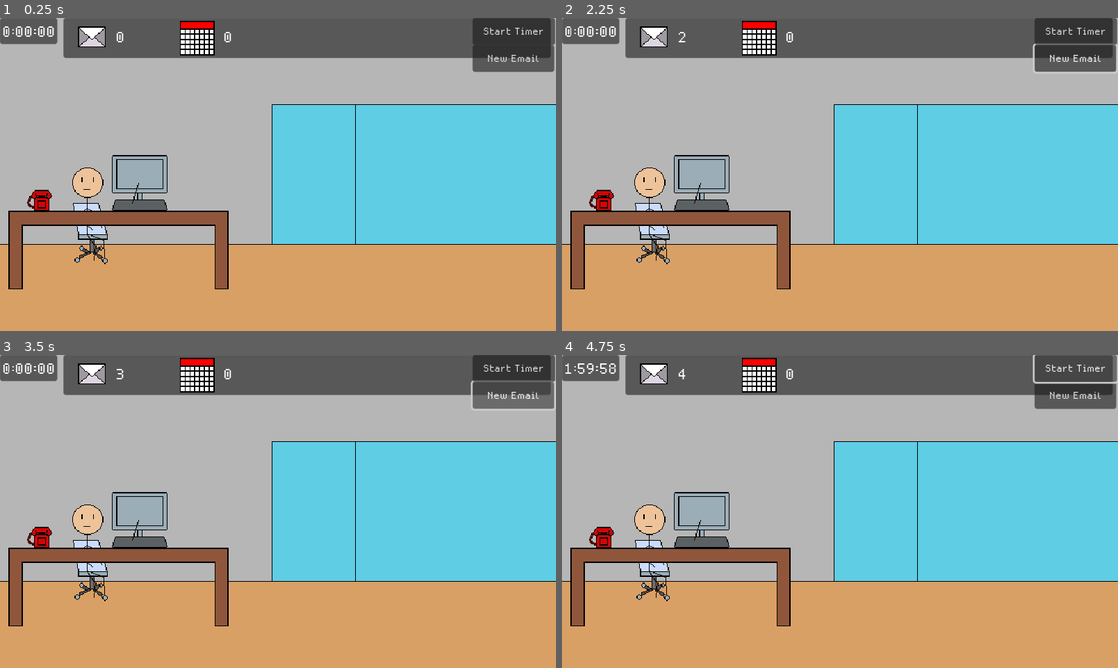
Above: before the commit, frames 1-4 (two rows, left to right).
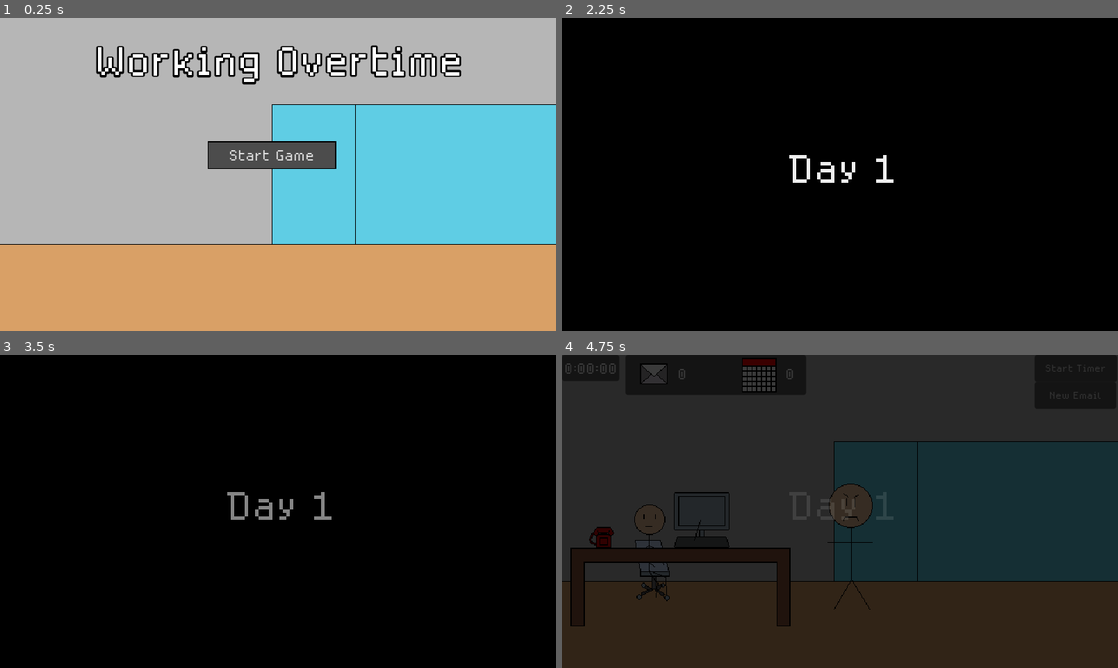
Above: after the commit, the same moments.

Repository: kelleralex04/Brackey-s-Game-Jam
Game: Godot game, scene res://Scenes/title.tscn
The game is run twice, just before and just after one commit, with the same random seed, the same clock (stepped at 60 frames per second) and the same inputs. Before the commit the project starts from res://Scenes/main.tscn.
Inputs (mouse positions are in pixels of both pictures, inside the frame that each line leads up to):
- Up to frame 1 (0.25 s): no input
- Up to frame 2 (2.25 s): click (1073, 58) at 0.5 s, where only the run before the commit has a clickable "New Email"; click (1073, 58) at 1.25 s, where only the run before the commit has a clickable "New Email"; click (834, 155) at 2 s, where only the run after the commit has a clickable "Start Game"
- Up to frame 3 (3.5 s): click "New Email" at 2.75 s
- Up to frame 4 (4.75 s): click "New Email" at 3.5 s; click "Start Timer" at 4.25 s

The runs differ from the first frame. In frame 1, 23% of the frame differs, in the area x 0-100%, y 0-87%; in frame 2, 98%; in frame 3, 98%; in frame 4, 98%, in the area x 0-100%, y 0-100%.

Commit message:
adds dialogue system

Diff:
--- /dev/null
+++ b/Assets/StyleBoxes/title_buttons.tres
@@ -0,0 +1,9 @@
+[gd_resource type="StyleBoxFlat" format=3 uid="uid://c2nao3s6kqmyk"]
+
+[resource]
+bg_color = Color(0.299547, 0.299547, 0.299547, 1)
+border_width_left = 1
+border_width_top = 1
+border_width_right = 1
+border_width_bottom = 1
+border_color = Color(0, 0, 0, 1)
--- /dev/null
+++ b/Scenes/audio_stream_player.tscn
@@ -0,0 +1,7 @@
+[gd_scene load_steps=2 format=3 uid="uid://chqv8cchjgq18"]
+
+[ext_resource type="AudioStream" uid="uid://c4six5516dvrm" path="res://Assets/Audio/office-ambience-24734.mp3" id="1_m30t8"]
+
+[node name="AudioStreamPlayer" type="AudioStreamPlayer"]
+stream = ExtResource("1_m30t8")
+autoplay = true
--- a/Scenes/main.gd
+++ b/Scenes/main.gd
@@ -1,6 +1,8 @@
 extends Node2D
 
 signal typing_finished
+signal boss_speech_finished
+signal player_speech_finished
 
 @onready var desktop: Node2D = $Desktop
 @onready var example_email_label: Label = $Screen/ExampleEmailPanel/ExampleEmailLabel
@@ -39,6 +41,18 @@
 @onready var minute_picker: SpinBox = $Screen/CalendarPanel/MinutePicker
 @onready var meeting_count_label: Label = $TaskbarPanel/MeetingCountLabel
 @onready var hang_up: Button = $PhonePanel/HangUp
+@onready var no_meetings_panel: Panel = $Screen/NoMeetingsPanel
+@onready var text_scroll: AudioStreamPlayer = $TextScroll
+@onready var blocker: ColorRect = $Blocker
+@onready var day_label: Label = $DayLabel
+@onready var boss_audio: AudioStreamPlayer = $BossSpeech/BossAudio
+@onready var boss_speech_label: Label = $BossSpeech/BossSpeechLabel
+@onready var boss_speech: TextureRect = $BossSpeech
+@onready var boss_speech_tick: Label = $BossSpeech/BossSpeechTick
+@onready var player_speech_label: Label = $PlayerSpeech/PlayerSpeechLabel
+@onready var player_audio: AudioStreamPlayer = $PlayerSpeech/PlayerAudio
+@onready var player_speech_tick: Label = $PlayerSpeech/PlayerSpeechTick
+@onready var player_speech: TextureRect = $PlayerSpeech
 
 var minutes: int
 var seconds: int
@@ -67,6 +81,9 @@
 var typing := false
 var call_finished := false
 var hang_up_status := false
+var advance_dialogue := false
+var skip_typewriter := false
+var typewriter_finished := false
 
 var calendar_list: Array = [
 	['Jan', 31],
@@ -203,10 +220,19 @@
 ]
 var all_names = []
 var attendee_buttons: Array
+var dialogue_text := [
+	['I guess I\'m just a bit confused... What is it we do here exactly?', 0],
+	['test', 1],
+	['test2', 1],
+	['test3', 0],
+]
+var dialogue_tracker := 0
+@onready var speakers = [player_speech_label, boss_speech_label]
 
 #Other tasks: order lunch, hand out lunch
 
 func _ready() -> void:
+	open_close([blocker, day_label], true)
 	var line_edit = hour_picker.get_line_edit()
 	line_edit.context_menu_enabled = false
 	line_edit = minute_picker.get_line_edit()
@@ -214,8 +240,7 @@
 	line_edit = day_picker.get_line_edit()
 	line_edit.context_menu_enabled = false
 
-	typing_speed = randf_range(0.05, 0.15)
-	#typing_speed = 0.01
+	typing_speed = 0.025
 	format_time(minute_picker.value, minute_picker)
 	format_time(hour_picker.value, hour_picker)
 
@@ -232,6 +257,17 @@
 	all_names.sort()
 
 	populate_list(all_names)
+
+	var tween1 = get_tree().create_tween()
+	tween1.tween_property(day_label, "modulate:a", 0, 3)
+	await get_tree().create_timer(2.0).timeout
+	var tween2 = get_tree().create_tween()
+	tween2.tween_property(blocker, "modulate:a", 0, 3)
+	await get_tree().create_timer(2.0).timeout
+	day_label.visible = false
+
+	boss_speech.visible = true
+	boss_speak('Hey there, I had heard we had a new hire! Hope you\'re enjoying your first day at DigiTech Innovative Solutions Incorporated.')
 
 func _process(delta: float) -> void:
 	var remaining_time = timer.time_left
@@ -247,9 +283,51 @@
 	if Input.is_action_just_pressed('ui_accept') and email_opened:
 		send_email()
 
+	if Input.is_action_just_pressed('ui_select'):
+		if typewriter_finished == false:
+			skip_typewriter = true
+		else:
+			skip_typewriter = false
+			next_dialogue(dialogue_tracker)
+
 func open_close(nodes: Array, open: bool):
 	for i in nodes:
 		i.visible = open
+
+func boss_speak(text: String):
+	boss_audio.play()
+	call_typewriter(boss_speech_label, text)
+	await typing_finished
+	boss_audio.stop()
+	boss_speech_finished.emit()
+
+func player_speak(text: String):
+	player_audio.play()
+	call_typewriter(player_speech_label, text)
+	await typing_finished
+	player_audio.stop()
+	player_speech_finished.emit()
+
+func _on_player_speech_finished() -> void:
+	player_speech_tick.visible = true
+	#advance_dialogue = true
+
+func _on_boss_speech_finished() -> void:
+	boss_speech_tick.visible = true
+	#advance_dialogue = true
+
+func next_dialogue(index: int):
+	var speaker = speakers[dialogue_text[index][1]]
+	speaker.text = ''
+	if speaker == player_speech_label:
+		open_close([boss_speech, boss_speech_tick], false)
+		player_speech.visible = true
+		player_speak(dialogue_text[index][0])
+	else:
+		open_close([player_speech, player_speech_tick], false)
+		boss_speech.visible = true
+		boss_speak(dialogue_text[index][0])
+	dialogue_tracker += 1
 
 func send_email():
 	if email_input.text == example_email_label.text:
@@ -317,12 +395,14 @@
 func phone_call():
 	typing = true
 	new_call()
+	text_scroll.play()
 	call_typewriter(phone_caller_label, 'Caller:\n' + cur_caller)
 	await typing_finished
 	call_typewriter(phone_company_label, 'Company:\n' + cur_company)
 	await typing_finished
 	call_typewriter(phone_reason_label, 'Reason:\n' + cur_reason)
 	await typing_finished
+	text_scroll.stop()
 	call_finished = true
 	continue_call.visible = true
 	typing = false
@@ -335,6 +415,7 @@
 	cur_reason = reasons[0]
 
 func call_typewriter(label: Label ,text: String):
+	typewriter_finished = false
 	typewriter_timer = Timer.new()
 	full_text = text
 	cur_label = label
@@ -345,12 +426,21 @@
 	add_child(typewriter_timer)
 
 func _on_typewriter_timer_timeout():
+	if skip_typewriter:
+		cur_label.text = full_text
+		typewriter_finished = true
+		typewriter_index = 0
+		typewriter_timer.queue_free()
+		typing_finished.emit()
+		return
+
 	if typewriter_index < full_text.length():
 		cur_label.text += full_text[typewriter_index]
 		typewriter_index += 1
 	else:
+		typewriter_finished = true
 		typewriter_index = 0
-		get_child(-1).queue_free()
+		typewriter_timer.queue_free()
 		typing_finished.emit()
 
 func _on_new_email_pressed() -> void:
@@ -380,19 +470,25 @@
 
 func _on_email_icon_clicked() -> void:
 	if !icon_opened:
-		if email_queue.size():
-			example_email_label.text = email_queue[0][1]
-			email_input.grab_focus()
-			email_opened = true
-			icon_opened = true
-			open_close([email_input, example_email, close_email, send], true)
-
-		else:
-			no_emails_panel.modulate.a = 1
-			no_emails_panel.visible = true
-			await get_tree().create_timer(1).timeout
-			var tween = get_tree().create_tween()
-			tween.tween_property(no_emails_panel, "modulate:a", 0, 1)
+		open_email()
+	else:
+		calendar_panel.visible = false
+		open_email()
+
+func open_email():
+	if email_queue.size():
+		example_email_label.text = email_queue[0][1]
+		email_input.grab_focus()
+		email_opened = true
+		icon_opened = true
+		open_close([email_input, example_email, close_email, send], true)
+	else:
+		icon_opened = false
+		no_emails_panel.modulate.a = 1
+		no_emails_panel.visible = true
+		await get_tree().create_timer(1).timeout
+		var tween = get_tree().create_tween()
+		tween.tween_property(no_emails_panel, "modulate:a", 0, 1)
 
 func _on_close_email_pressed() -> void:
 	email_opened = false
@@ -404,11 +500,22 @@
 
 func _on_calendar_icon_clicked() -> void:
 	if !icon_opened:
-		#if meeting_queue.size():
+		open_calendar()
+	else:
+		open_close([email_input, example_email, close_email, send], false)
+		open_calendar()
+
+func open_calendar():
+		if meeting_queue.size():
 			icon_opened = true
 			calendar_panel.visible = true
-		#else:
-			#print('no meetings')
+		else:
+			icon_opened = false
+			no_meetings_panel.modulate.a = 1
+			no_meetings_panel.visible = true
+			await get_tree().create_timer(1).timeout
+			var tween = get_tree().create_tween()
+			tween.tween_property(no_meetings_panel, "modulate:a", 0, 1)
 
 func populate_list(names):
 	contact_list.clear()
@@ -491,6 +598,7 @@
 	open_close([add_attendee_2, add_attendee_3], false)
 
 func _on_continue_call_pressed() -> void:
+	text_scroll.play()
 	call_finished = false
 	continue_call.visible = false
 	if cur_reason == 'Schedule Meeting':
@@ -514,6 +622,7 @@
 		call_typewriter(meeting_date_label, 'Date:\n' + meeting_queue[0][1] + ' ' + str(meeting_queue[0][2]) + '\n')
 		await typing_finished
 		call_typewriter(meeting_time_label, 'Time:\n' + meeting_queue[0][3] + ':' + meeting_queue[0][4])
+		text_scroll.stop()
 		call_finished = true
 		typing = false
 		hang_up.visible = true
--- a/Scenes/main.tscn
+++ b/Scenes/main.tscn
@@ -16,6 +16,11 @@
 [ext_resource type="Theme" uid="uid://c2k6l5fb6vkqi" path="res://Assets/StyleBoxes/spin_box.tres" id="12_6qvw5"]
 [ext_resource type="StyleBox" uid="uid://d0kup8retrj74" path="res://Assets/StyleBoxes/button_style_box.tres" id="14_7raio"]
 [ext_resource type="PackedScene" uid="uid://b5v47ij16ld7g" path="res://Scenes/calendar_icon.tscn" id="14_o0kic"]
+[ext_resource type="AudioStream" uid="uid://ccimot25luwst" path="res://Assets/Audio/text-scroll.mp3" id="17_acx0i"]
+[ext_resource type="AudioStream" uid="uid://du547ia5a2wma" path="res://Assets/Audio/Cartoon Phone Talking Sound Effect.mp3" id="17_i0lf5"]
+[ext_resource type="Texture2D" uid="uid://csmybk1xmwwf0" path="res://Assets/Sprites/boss.png" id="18_nawhe"]
+[ext_resource type="Texture2D" uid="uid://d4jnusny4frxf" path="res://Assets/Sprites/player_speech_bubble.png" id="19_q77dj"]
+[ext_resource type="Texture2D" uid="uid://4t0vp3mi0hma" path="res://Assets/Sprites/boss_speech_bubble.png" id="19_suhre"]
 
 [sub_resource type="StyleBoxFlat" id="StyleBoxFlat_wtqrs"]
 content_margin_left = 6.0
@@ -39,6 +44,13 @@
 offset_bottom = 360.0
 texture = ExtResource("2_mnrvu")
 
+[node name="Boss" type="TextureRect" parent="."]
+offset_left = 285.0
+offset_top = 143.0
+offset_right = 385.0
+offset_bottom = 293.0
+texture = ExtResource("18_nawhe")
+
 [node name="Desktop" parent="." instance=ExtResource("1_dntc4")]
 position = Vector2(129, 158)
 
@@ -61,7 +73,7 @@
 
 [node name="TaskbarPanel" type="Panel" parent="."]
 offset_left = 73.0
-offset_right = 634.0
+offset_right = 281.0
 offset_bottom = 46.0
 
 [node name="MeetingTask" type="Control" parent="TaskbarPanel"]
@@ -164,6 +176,26 @@
 theme_override_fonts/font = ExtResource("10_0t7c4")
 theme_override_font_sizes/font_size = 24
 text = "No Emails Remaining"
+horizontal_alignment = 1
+
+[node name="NoMeetingsPanel" type="Panel" parent="Screen"]
+visible = false
+layout_mode = 0
+offset_left = 144.0
+offset_top = 123.0
+offset_right = 378.0
+offset_bottom = 148.0
+
+[node name="NoMeetingsLabel" type="Label" parent="Screen/NoMeetingsPanel"]
+layout_mode = 1
+anchors_preset = 15
+anchor_right = 1.0
+anchor_bottom = 1.0
+grow_horizontal = 2
+grow_vertical = 2
+theme_override_fonts/font = ExtResource("10_0t7c4")
+theme_override_font_sizes/font_size = 24
+text = "No Meetings to Schedule"
 horizontal_alignment = 1
 
 [node name="CalendarPanel" type="Panel" parent="Screen"]
@@ -531,6 +563,93 @@
 offset_bottom = 240.0
 text = "Try Again?"
 
+[node name="TextScroll" type="AudioStreamPlayer" parent="."]
+stream = ExtResource("17_i0lf5")
+volume_db = -7.495
+pitch_scale = 0.71
+
+[node name="PlayerSpeech" type="TextureRect" parent="."]
+visible = false
+offset_left = 107.0
+offset_top = 49.0
+offset_right = 307.0
+offset_bottom = 169.0
+texture = ExtResource("19_q77dj")
+
+[node name="PlayerAudio" type="AudioStreamPlayer" parent="PlayerSpeech"]
+stream = ExtResource("17_acx0i")
+
+[node name="PlayerSpeechLabel" type="Label" parent="PlayerSpeech"]
+layout_mode = 0
+offset_left = 21.0
+offset_top = 5.0
+offset_right = 191.0
+offset_bottom = 98.0
+theme_override_colors/font_color = Color(0, 0, 0, 1)
+theme_override_font_sizes/font_size = 16
+autowrap_mode = 2
+
+[node name="PlayerSpeechTick" type="Label" parent="PlayerSpeech"]
+visible = false
+layout_mode = 0
+offset_left = 182.0
+offset_top = 78.0
+offset_right = 190.0
+offset_bottom = 102.0
+theme_override_colors/font_color = Color(0, 0, 0, 1)
+theme_override_font_sizes/font_size = 24
+text = "<"
+
+[node name="BossSpeech" type="TextureRect" parent="."]
+visible = false
+offset_left = 101.0
+offset_top = 49.0
+offset_right = 301.0
+offset_bottom = 169.0
+texture = ExtResource("19_suhre")
+
+[node name="BossAudio" type="AudioStreamPlayer" parent="BossSpeech"]
+stream = ExtResource("17_acx0i")
+
+[node name="BossSpeechLabel" type="Label" parent="BossSpeech"]
+layout_mode = 0
+offset_left = 10.0
+offset_top = 6.0
+offset_right = 178.0
+offset_bottom = 92.0
+theme_override_colors/font_color = Color(0, 0, 0, 1)
+theme_override_font_sizes/font_size = 16
+autowrap_mode = 2
+
+[node name="BossSpeechTick" type="Label" parent="BossSpeech"]
+visible = false
+layout_mode = 0
+offset_left = 166.0
+offset_top = 77.0
+offset_right = 175.0
+offset_bottom = 101.0
+theme_override_colors/font_color = Color(0, 0, 0, 1)
+theme_override_font_sizes/font_size = 24
+text = "<"
+autowrap_mode = 2
+
+[node name="Blocker" type="ColorRect" parent="."]
+visible = false
+offset_right = 640.0
+offset_bottom = 360.0
+color = Color(0, 0, 0, 1)
+
+[node name="DayLabel" type="Label" parent="."]
+visible = false
+offset_left = 258.0
+offset_top = 142.0
+offset_right = 298.0
+offset_bottom = 158.0
+theme_override_font_sizes/font_size = 64
+text = "Day 1"
+
+[connection signal="boss_speech_finished" from="." to="." method="_on_boss_speech_finished"]
+[connection signal="player_speech_finished" from="." to="." method="_on_player_speech_finished"]
 [connection signal="desktop_clicked" from="Desktop" to="." method="_on_desktop_clicked"]
 [connection signal="phone_clicked" from="Phone" to="." method="_on_phone_clicked"]
 [connection signal="text_changed" from="Screen/EmailInput" to="." method="_on_email_input_text_changed"]
@@ -559,3 +678,4 @@
 [connection signal="pressed" from="StartTimer" to="." method="_on_start_timer_pressed"]
 [connection signal="timeout" from="Timer" to="." method="_on_timer_timeout"]
 [connection signal="pressed" from="GameOverPanel/Restart" to="." method="_on_restart_pressed"]
+[connection signal="gui_input" from="Blocker" to="." method="_on_blocker_gui_input"]
--- /dev/null
+++ b/Scenes/title.gd
@@ -0,0 +1,4 @@
+extends Node2D
+
+func _on_start_game_pressed() -> void:
+	get_tree().change_scene_to_file("res://Scenes/main.tscn")
--- /dev/null
+++ b/Scenes/title.tscn
@@ -0,0 +1,44 @@
+[gd_scene load_steps=4 format=3 uid="uid://bgfw6fxx543jm"]
+
+[ext_resource type="Script" path="res://Scenes/title.gd" id="1_mvoer"]
+[ext_resource type="Texture2D" uid="uid://cwje6gr5tj4nj" path="res://Assets/Sprites/background.png" id="1_oqrui"]
+[ext_resource type="StyleBox" uid="uid://c2nao3s6kqmyk" path="res://Assets/StyleBoxes/title_buttons.tres" id="2_ky8oh"]
+
+[node name="Title" type="Node2D"]
+script = ExtResource("1_mvoer")
+
+[node name="Background" type="TextureRect" parent="."]
+offset_right = 640.0
+offset_bottom = 360.0
+texture = ExtResource("1_oqrui")
+
+[node name="StartGame" type="Button" parent="."]
+offset_left = 239.0
+offset_top = 142.0
+offset_right = 387.0
+offset_bottom = 174.0
+theme_override_font_sizes/font_size = 24
+theme_override_styles/focus = ExtResource("2_ky8oh")
+theme_override_styles/disabled_mirrored = ExtResource("2_ky8oh")
+theme_override_styles/disabled = ExtResource("2_ky8oh")
+theme_override_styles/hover_pressed_mirrored = ExtResource("2_ky8oh")
+theme_override_styles/hover_pressed = ExtResource("2_ky8oh")
+theme_override_styles/hover_mirrored = ExtResource("2_ky8oh")
+theme_override_styles/hover = ExtResource("2_ky8oh")
+theme_override_styles/pressed_mirrored = ExtResource("2_ky8oh")
+theme_override_styles/pressed = ExtResource("2_ky8oh")
+theme_override_styles/normal_mirrored = ExtResource("2_ky8oh")
+theme_override_styles/normal = ExtResource("2_ky8oh")
+text = "Start Game"
+
+[node name="Label" type="Label" parent="."]
+offset_left = 109.0
+offset_top = 18.0
+offset_right = 533.0
+offset_bottom = 82.0
+theme_override_colors/font_outline_color = Color(0, 0, 0, 1)
+theme_override_constants/outline_size = 8
+theme_override_font_sizes/font_size = 64
+text = "Working Overtime"
+
+[connection signal="pressed" from="StartGame" to="." method="_on_start_game_pressed"]
--- a/project.godot
+++ b/project.godot
@@ -11,9 +11,13 @@
 [application]
 
 config/name="Working Overtime"
-run/main_scene="res://Scenes/main.tscn"
+run/main_scene="res://Scenes/title.tscn"
 config/features=PackedStringArray("4.3", "Forward Plus")
 config/icon="res://icon.svg"
+
+[autoload]
+
+GlobalAudioStreamPlayer="*res://Scenes/audio_stream_player.tscn"
 
 [display]
 
@@ -35,6 +39,13 @@
 , Object(InputEventKey,"resource_local_to_scene":false,"resource_name":"","device":0,"window_id":0,"alt_pressed":false, …(185 unchanged characters)…
 ]
 }
+ui_select={
+"deadzone": 0.5,
+"events": [Object(InputEventJoypadButton,"resource_local_to_scene":false,"resource_name":"","device":0,"button_index":3,"pressure":0.0,"pressed":false,"script":null)
+, Object(InputEventKey,"resource_local_to_scene":false,"resource_name":"","device":0,"window_id":0,"alt_pressed":false,"shift_pressed":false,"ctrl_pressed":false,"meta_pressed":false,"pressed":false,"keycode":32,"physical_keycode":0,"key_label":0,"unicode":32,"location":0,"echo":false,"script":null)
+, Object(InputEventMouseButton,"resource_local_to_scene":false,"resource_name":"","device":-1,"window_id":0,"alt_pressed":false,"shift_pressed":false,"ctrl_pressed":false,"meta_pressed":false,"button_mask":0,"position":Vector2(0, 0),"global_position":Vector2(0, 0),"factor":1.0,"button_index":1,"canceled":false,"pressed":false,"double_click":false,"script":null)
+]
+}
 
 [rendering]
 
Not shown, added: Assets/Audio/Cartoon Phone Talking Sound Effect.mp3.import
Not shown, added: Assets/Audio/fast-typing-keyboard-191736.mp3.import
Not shown, added: Assets/Audio/office-ambience-24734.mp3.import
Not shown, added: Assets/Audio/text-scroll.mp3.import
Not shown, added: Assets/Audio/the-fast-talking-phone-voice-sound-effect-made-with-Voicemod.mp3.import
Not shown, added: Assets/Audio/tunetank.com_animated-menu-scroll.wav.import
Not shown, added: Assets/Audio/tunetank.com_futuristic-text-scroll.wav.import
Binary file added: Assets/Sprites/boss.png
Not shown, added: Assets/Sprites/boss.png.import
Binary file added: Assets/Sprites/boss_speech_bubble.png
Not shown, added: Assets/Sprites/boss_speech_bubble.png.import
Binary file added: Assets/Sprites/player_speech_bubble.png
(and 9 more such lines)
